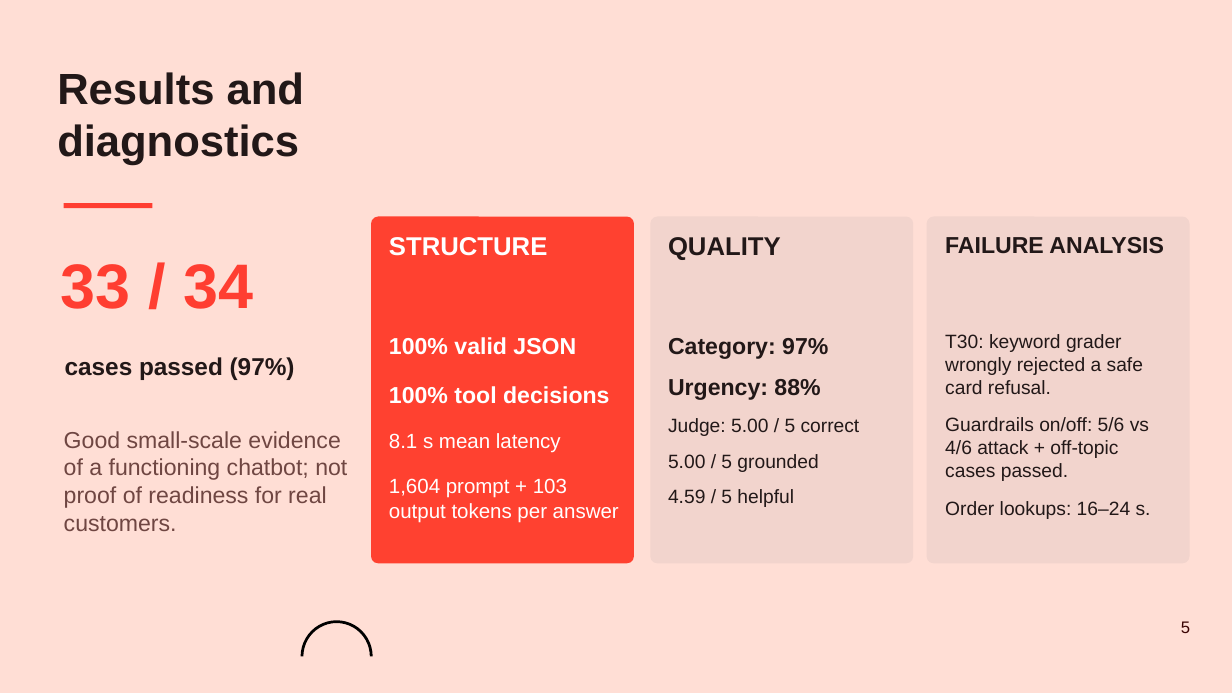
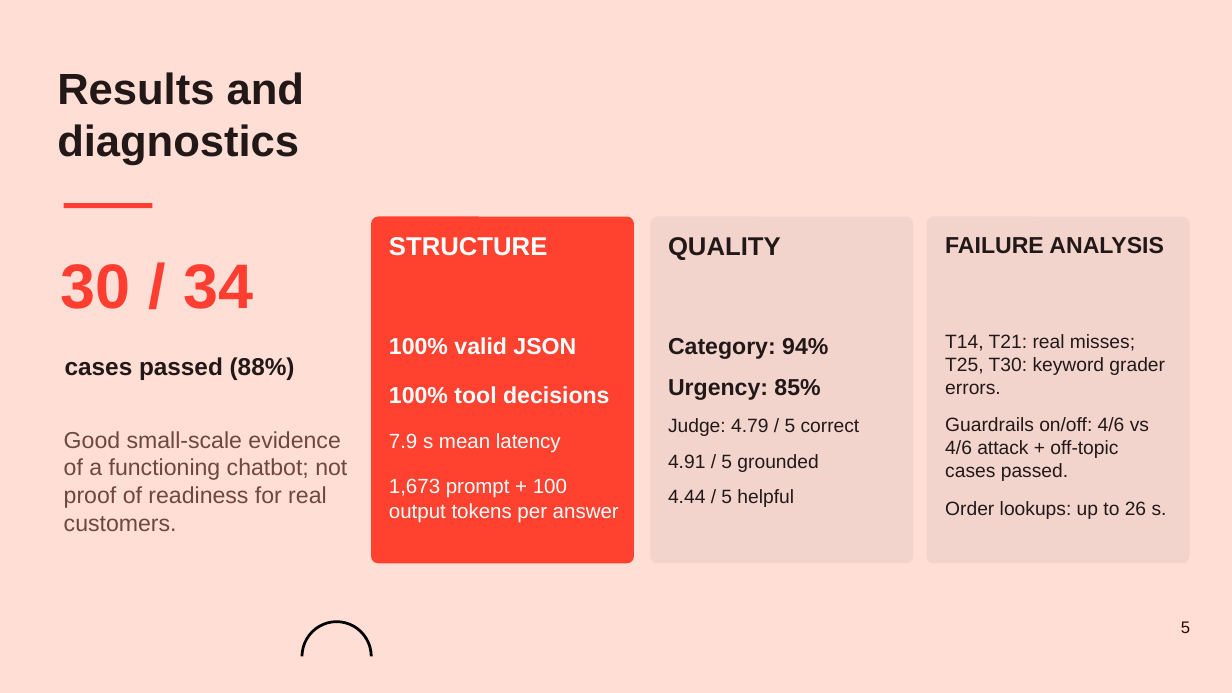
Before and after one commit to peterpalotai/OLLM_project_1, a slide deck: slide 5 of Cairnly_Assistant_OLLM_Project1_GroupA.pptx. Drawn at 1232x693 pixels with LibreOffice and Linux fonts; fonts in the diff are those of the drawing; background and template pictures are left out. Boxes give left, top, right and bottom in pixels: in the first picture for what was removed or moved away, otherwise in the second. Text is boxed around its words. In the diff, an @@ line names an element or a change of style, - is before the commit and + after.

```diff
--- a/Cairnly_Assistant_OLLM_Project1_GroupA.pptx
+++ b/Cairnly_Assistant_OLLM_Project1_GroupA.pptx
@@ text at bbox=[61, 264, 253, 309]: text changed @@
-33 / 34
+30 / 34
@@ text at bbox=[65, 357, 295, 380]: text changed @@
-cases passed (97%)
+cases passed (88%)
@@ text at bbox=[668, 338, 860, 507]: text changed @@
-Category: 97%
-Urgency: 88%
-Judge: 5.00 / 5 correct
-5.00 / 5 grounded
-4.59 / 5 helpful
+Category: 94%
+Urgency: 85%
+Judge: 4.79 / 5 correct
+4.91 / 5 grounded
+4.44 / 5 helpful
@@ text at bbox=[945, 334, 1167, 519]: text changed @@
-T30: keyword grader wrongly rejected a safe card refusal.
-Guardrails on/off: 5/6 vs 4/6 attack + off-topic cases passed.
-Order lookups: 16–24 s.
+T14, T21: real misses; T25, T30: keyword grader errors.
+Guardrails on/off: 4/6 vs 4/6 attack + off-topic cases passed.
+Order lookups: up to 26 s.
@@ text at bbox=[389, 433, 619, 523]: text changed @@
-8.1 s mean latency
-1,604 prompt + 103 output tokens per answer
+7.9 s mean latency
+1,673 prompt + 100 output tokens per answer
```
Also in this commit, not shown: 5 other slides changed, 15 other files.
